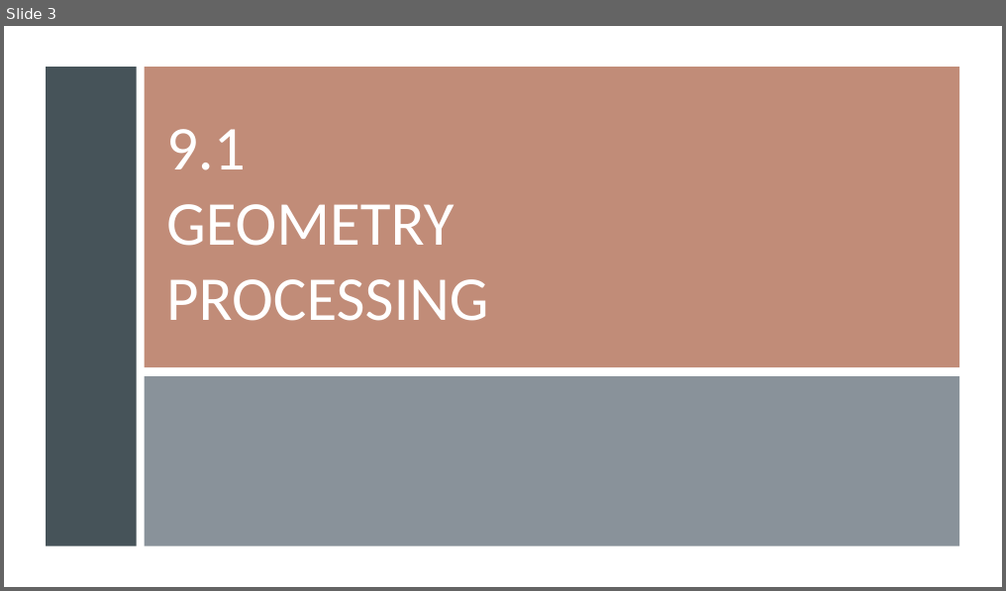
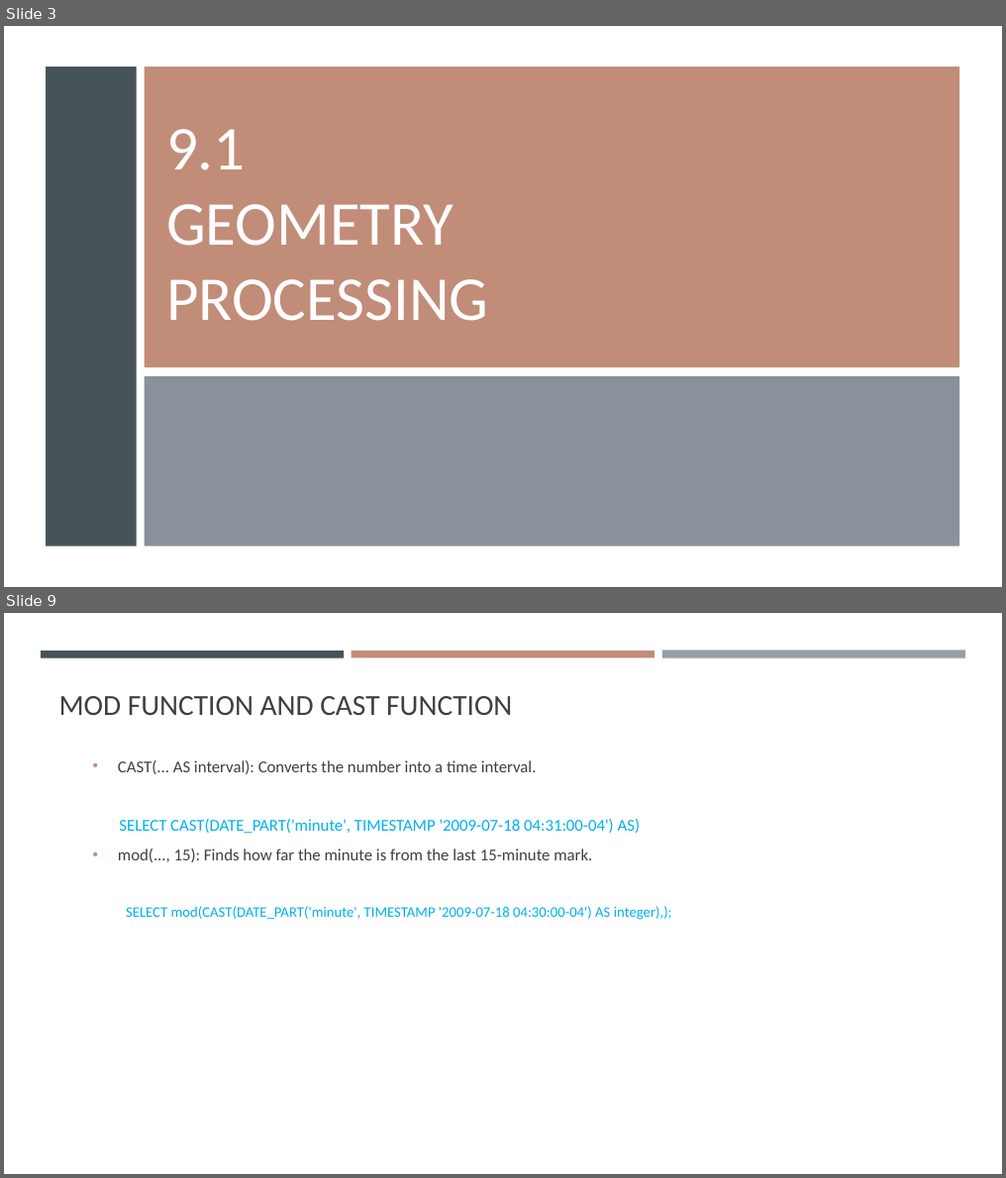
Before and after one commit to gisynw/ssj-376, a slide deck: docs/Lectures/Week09/Week09_GeometryProcessing_part2.pptx. Shown one above the other, each under a label of ours: slide 3 before the commit, slides 3 and 9 after it; the slides between them are not shown. The pictures are 1006x591 and 1006x1178 pixels, drawn with LibreOffice and Linux fonts; fonts in the diff are those of the drawing. Boxes give left, top, right and bottom in pixels: in the first picture for what was removed or moved away, otherwise in the second. Text is boxed around its words. In the diff, an @@ line names an element or a change of style, - is before the commit and + after.

```diff
--- a/docs/Lectures/Week09/Week09_GeometryProcessing_part2.pptx
+++ b/docs/Lectures/Week09/Week09_GeometryProcessing_part2.pptx
@@ slide 9 added at [4, 613, 1002, 1174], background #FFFFFF @@
@@ rectangle added at [41, 651, 344, 658], fill #465359 @@
@@ rectangle added at [351, 651, 654, 658], fill #C18C78 @@
@@ rectangle added at [662, 651, 965, 659], fill #969FA7 @@
@@ title added at [59, 696, 512, 715], 28 pt, text #404040 @@
+MOD FUNCTION AND CAST FUNCTION
@@ text added at [118, 761, 672, 920], 16 pt, text #00B0F0 @@
+• CAST(... AS interval): Converts the number into a time interval.
+  SELECT CAST(DATE_PART('minute', TIMESTAMP '2009-07-18 04:31:00-04') AS)
+• mod(..., 15): Finds how far the minute is from the last 15-minute mark.
+  SELECT mod(CAST(DATE_PART('minute', TIMESTAMP '2009-07-18 04:30:00-04') AS integer),);
```
Also in this commit, not shown: 12 other slides added, 2 other files.
